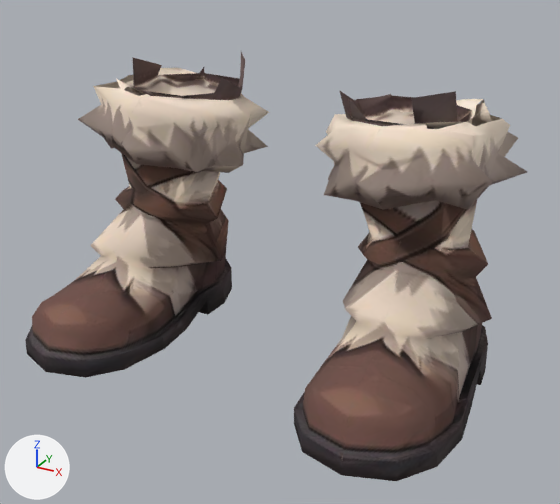
One commit to the glTF model public/models/outfits/wolf_boots.glb: the scene before it, then after it.
Rendered twice from a 50 mm lens placed at (0.329, -0.6, 0.381), pointed at (0.016, -0.031, 0.097). The lights are fixed; the arrows at lower left show +X, +Y and +Z. The older version comes first. Where no turn or scale is listed for an object, it has been applied to the vertices. Vertices at exactly the same position are counted once.

Names of what the first picture shows: 'wolf_boots'.
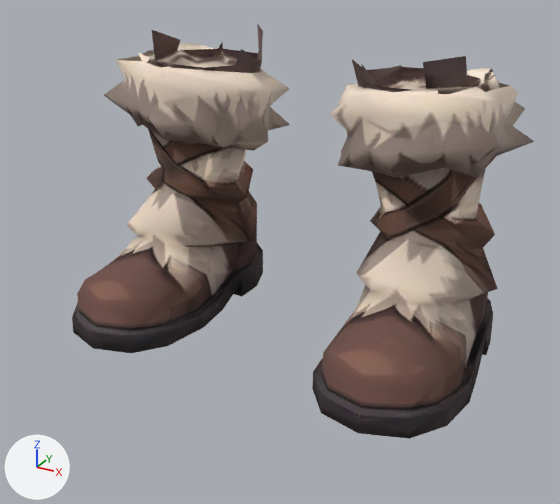
The edits, one by one:
me_wolf_boots is used by ob_wolf_boots; location (0.0, 0.0, 0.0).
me_wolf_boots had 493 vertices, 900 faces and spanned x -0.212..0.213, y -0.176..0.104, z 0.0..0.258.
me_wolf_boots now has 493 vertices, 900 faces and spans x -0.207..0.209, y -0.124..0.14, z 0.0..0.281.
me_wolf_boots part 1: the loose piece of 34 vertices spanning x -0.168..-0.052, y -0.032..0.067, z 0.168..0.258 is multiplied about its middle by the matrix ((1.0, 0.0, -0.03), (0.0, 1.0, -0.105), (0.0, 0.0, 1.089)), then moved by (0.004, 0.033, 0.019).
me_wolf_boots part 2: the loose piece of 32 vertices spanning x 0.058..0.17, y -0.036..0.064, z 0.168..0.254 is multiplied about its middle by the matrix ((1.0, 0.0, 0.03), (0.0, 1.0, -0.105), (0.0, 0.0, 1.089)), then moved by (-0.004, 0.033, 0.019).
me_wolf_boots part 3: the loose piece of 85 vertices spanning x -0.211..-0.039, y -0.076..0.104, z 0.148..0.238 is multiplied about its middle by the matrix ((1.0, 0.0, -0.03), (0.0, 1.0, -0.105), (0.0, 0.0, 1.089)), then moved by (0.004, 0.035, 0.017).
me_wolf_boots part 4: the loose piece of 87 vertices spanning x 0.04..0.213, y -0.076..0.103, z 0.15..0.239 is multiplied about its middle by the matrix ((1.0, 0.0, 0.03), (0.0, 1.0, -0.105), (0.0, 0.0, 1.089)), then moved by (-0.004, 0.035, 0.017).
me_wolf_boots part 5: 128 of 493 vertices moved; they spanned x -0.212..-0.066, y -0.176..0.079, z 0.0..0.181 and now span x -0.203..-0.061, y -0.124..0.128, z 0.0..0.198; mean shift (0.008, 0.049, 0.005); largest move (-0.187, 0.051, 0.026) -> (-0.178, 0.103, 0.029).
me_wolf_boots part 6: 127 of 493 vertices moved; they spanned x 0.068..0.213, y -0.176..0.078, z 0.0..0.182 and now span x 0.063..0.203, y -0.123..0.128, z 0.0..0.198; mean shift (-0.008, 0.049, 0.005); largest move (0.138, 0.074, 0.027) -> (0.128, 0.127, 0.029).

Boxes (x1, y1, x2, y2) around the edits, measured in the pictures (560 x 504 px; the box of a moved part takes in the faces that stretch with it):
'wolf_boots', reshaped (8% narrower)
    before: (25, 52, 527, 481)
    after: (72, 23, 535, 439)
part 1 of me_wolf_boots, moved or reshaped
    before: (132, 52, 245, 100)
    after: (151, 23, 263, 73)
part 2 of me_wolf_boots, moved or reshaped
    before: (340, 91, 472, 126)
    after: (352, 56, 481, 92)
part 3 of me_wolf_boots, moved or reshaped
    before: (78, 68, 269, 173)
    after: (104, 43, 290, 151)
part 4 of me_wolf_boots, moved or reshaped
    before: (315, 99, 527, 210)
    after: (329, 68, 535, 178)
part 5 of me_wolf_boots, moved or reshaped
    before: (25, 153, 232, 378)
    after: (72, 129, 263, 353)
part 6 of me_wolf_boots, moved or reshaped
    before: (294, 200, 492, 481)
    after: (312, 167, 498, 439)
